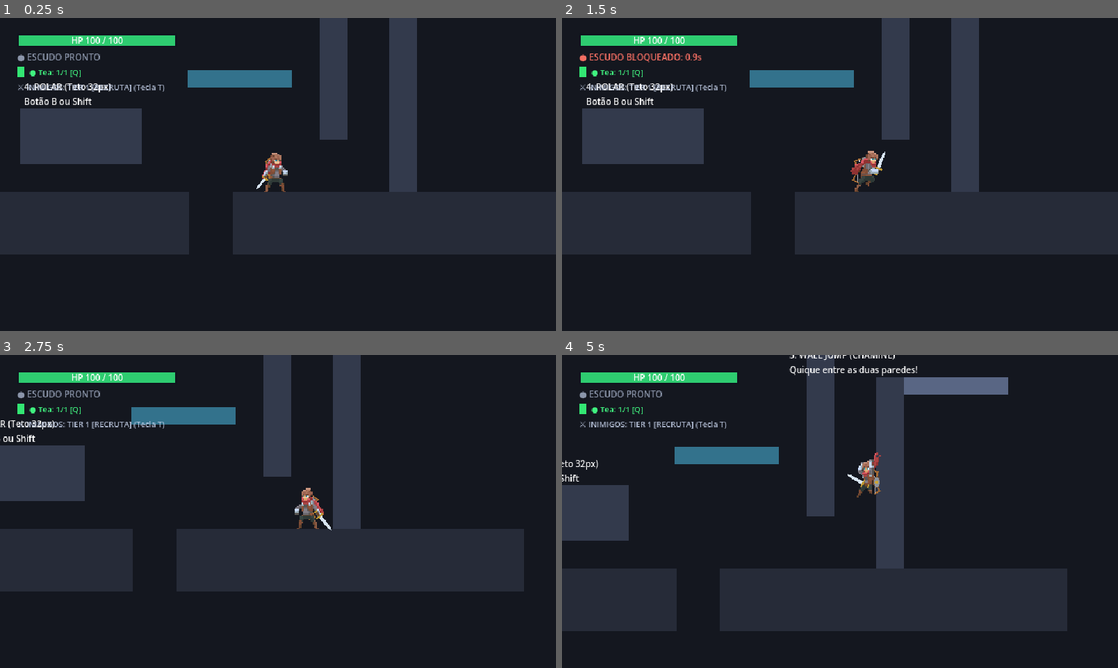
Above: before the commit, frames 1-4 (two rows, left to right).
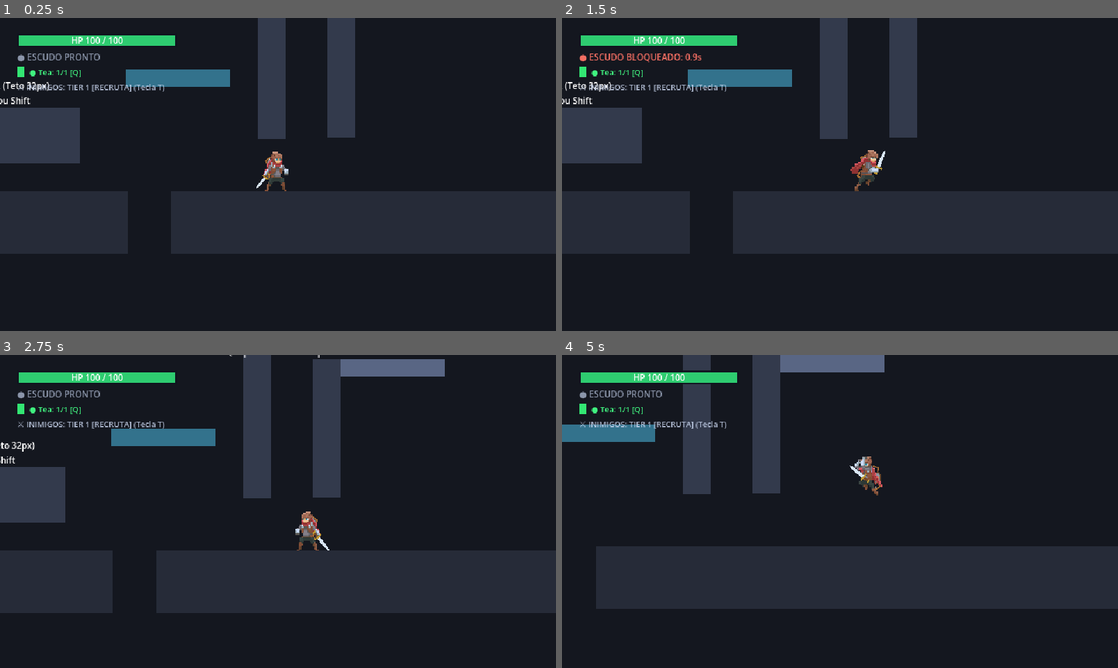
Above: after the commit, the same moments.

Repository: Theadrill/Godot-Roguelike-Prototype
Game: Godot game, scene res://src/world/movement_gym.tscn
Same seed, same stepped clock (60 frames per second), same inputs: the game is played once before the commit and once after it.
Inputs (mouse positions are in pixels of both pictures, inside the frame that each line leads up to):
- Up to frame 1 (0.25 s): no input
- Up to frame 2 (1.5 s): tap A (move_left) at 0.5, 1.25 s; move the mouse to (962, 158) at 0.52 s; press the mouse at (962, 158) at 0.53 s; hold D (move_right) from 0.53 s (still down); tap Space (jump) at 0.77 s; move the mouse to (728, 190) at 1.27 s; release the mouse at (728, 190) at 1.28 s; right-click (728, 190) at 1.35 s
- Up to frame 3 (2.75 s): tap Space (jump) at 1.52 s; tap A (move_left) at 2 s; move the mouse to (333, 442) at 2.02 s; release D (move_right) at 2.03 s; hold A (move_left) from 2.03 s (still down); tap Q (heal) at 2.1 s
- Up to frame 4 (5 s): move the mouse to (812, 574) at 2.77 s; release A (move_left) at 2.78 s; hold D (move_right) 2.78-4.28 s; tap E (interact) at 2.85 s; click (812, 574) at 2.92 s; tap Space (jump) at 3.02, 3.77, 4.52 s; tap A (move_left) at 3.5, 4.25 s; move the mouse to (1006, 558) at 3.52 s; hold Keypad 2 (look_down) 3.53-4.28 s; move the mouse to (673, 464) at 4.27 s; hold A (move_left) from 4.28 s (still down); tap Keypad 4 (look_left) at 4.35 s

The runs differ from the first frame. In frame 1, 14% of the frame differs, in the area x 0-100%, y 0-76%; in frame 2, 14%; in frame 3, 27%; in frame 4, 31%, in the area x 0-100%, y 0-89%.

Commit message:
feat(equipment): atualiza calibracoes de sockets de armas para animacao run

Diff:
--- a/src/entities/equipment/socket_profiles/axe.tres
+++ b/src/entities/equipment/socket_profiles/axe.tres
@@ -78,9 +78,12 @@
 "visible": true
 },
 "idle_1": {
+"flip_h": false,
+"flip_v": false,
 "pos": Vector2(-7, -25),
 "rot": -130.0,
-"visible": true
+"visible": true,
+"z_index": -2
 },
 "idle_2": {
 "pos": Vector2(-7, -26.000002),
@@ -91,6 +94,54 @@
 "pos": Vector2(-6, -25.000002),
 "rot": -130.0,
 "visible": true
+},
+"run_0": {
+"flip_h": false,
+"flip_v": false,
+"pos": Vector2(4, -26),
+"rot": -130.0,
+"visible": true,
+"z_index": -2
+},
+"run_1": {
+"flip_h": false,
+"flip_v": false,
+"pos": Vector2(4, -28),
+"rot": -130.0,
+"visible": true,
+"z_index": -2
+},
+"run_2": {
+"flip_h": false,
+"flip_v": false,
+"pos": Vector2(4, -26),
+"rot": -130.0,
+"visible": true,
+"z_index": -2
+},
+"run_3": {
+"flip_h": false,
+"flip_v": false,
+"pos": Vector2(3, -29),
+"rot": -130.0,
+"visible": true,
+"z_index": -2
+},
+"run_4": {
+"flip_h": false,
+"flip_v": false,
+"pos": Vector2(4, -27),
+"rot": -130.0,
+"visible": true,
+"z_index": -2
+},
+"run_5": {
+"flip_h": false,
+"flip_v": false,
+"pos": Vector2(5, -25),
+"rot": -130.0,
+"visible": true,
+"z_index": -2
 }
 }
 default_flip_h = true
--- a/src/entities/equipment/socket_profiles/bow.tres
+++ b/src/entities/equipment/socket_profiles/bow.tres
@@ -90,6 +90,54 @@
 "pos": Vector2(-7, -24),
 "rot": -190.0,
 "visible": true
+},
+"run_0": {
+"flip_h": false,
+"flip_v": false,
+"pos": Vector2(0, -27),
+"rot": -169.99998,
+"visible": true,
+"z_index": -2
+},
+"run_1": {
+"flip_h": false,
+"flip_v": false,
+"pos": Vector2(1, -26),
+"rot": -169.99998,
+"visible": true,
+"z_index": -2
+},
+"run_2": {
+"flip_h": false,
+"flip_v": false,
+"pos": Vector2(1, -25),
+"rot": -169.99998,
+"visible": true,
+"z_index": -2
+},
+"run_3": {
+"flip_h": false,
+"flip_v": false,
+"pos": Vector2(-1, -25),
+"rot": -169.99998,
+"visible": true,
+"z_index": -2
+},
+"run_4": {
+"flip_h": false,
+"flip_v": false,
+"pos": Vector2(-1, -24),
+"rot": -169.99998,
+"visible": true,
+"z_index": -2
+},
+"run_5": {
+"flip_h": false,
+"flip_v": false,
+"pos": Vector2(2, -25),
+"rot": -169.99998,
+"visible": true,
+"z_index": -2
 }
 }
 hand_frames = {
--- a/src/entities/equipment/socket_profiles/crossbow.tres
+++ b/src/entities/equipment/socket_profiles/crossbow.tres
@@ -97,6 +97,54 @@
 "rot": 0.0,
 "visible": true,
 "z_index": -2
+},
+"run_0": {
+"flip_h": true,
+"flip_v": false,
+"pos": Vector2(2, -18.999996),
+"rot": -174.99997,
+"visible": true,
+"z_index": -2
+},
+"run_1": {
+"flip_h": true,
+"flip_v": false,
+"pos": Vector2(3, -18),
+"rot": -174.99995,
+"visible": true,
+"z_index": -2
+},
+"run_2": {
+"flip_h": true,
+"flip_v": false,
+"pos": Vector2(2, -18),
+"rot": -174.99995,
+"visible": true,
+"z_index": -2
+},
+"run_3": {
+"flip_h": true,
+"flip_v": false,
+"pos": Vector2(2, -18.999996),
+"rot": -174.99997,
+"visible": true,
+"z_index": -2
+},
+"run_4": {
+"flip_h": true,
+"flip_v": false,
+"pos": Vector2(4, -18.999996),
+"rot": -174.99997,
+"visible": true,
+"z_index": -2
+},
+"run_5": {
+"flip_h": true,
+"flip_v": false,
+"pos": Vector2(3, -18),
+"rot": -174.99995,
+"visible": true,
+"z_index": -2
 }
 }
 hand_frames = {
--- a/src/entities/equipment/socket_profiles/dagger.tres
+++ b/src/entities/equipment/socket_profiles/dagger.tres
@@ -95,6 +95,54 @@
 "rot": -224.99997,
 "visible": true,
 "z_index": 1
+},
+"run_0": {
+"flip_h": false,
+"flip_v": true,
+"pos": Vector2(0, -22),
+"rot": -236.9,
+"visible": true,
+"z_index": 1
+},
+"run_1": {
+"flip_h": false,
+"flip_v": true,
+"pos": Vector2(0, -18),
+"rot": -236.9,
+"visible": true,
+"z_index": 1
+},
+"run_2": {
+"flip_h": false,
+"flip_v": true,
+"pos": Vector2(2.9999995, -16),
+"rot": -236.9,
+"visible": true,
+"z_index": 1
+},
+"run_3": {
+"flip_h": false,
+"flip_v": true,
+"pos": Vector2(-1, -20),
+"rot": -236.9,
+"visible": true,
+"z_index": 1
+},
+"run_4": {
+"flip_h": false,
+"flip_v": true,
+"pos": Vector2(0, -18),
+"rot": -236.9,
+"visible": true,
+"z_index": 1
+},
+"run_5": {
+"flip_h": false,
+"flip_v": true,
+"pos": Vector2(2.9999995, -16),
+"rot": -236.9,
+"visible": true,
+"z_index": 1
 }
 }
 hand_frames = {
--- a/src/entities/equipment/socket_profiles/hammer.tres
+++ b/src/entities/equipment/socket_profiles/hammer.tres
@@ -91,6 +91,54 @@
 "pos": Vector2(-6, -25.000002),
 "rot": -130.0,
 "visible": true
+},
+"run_0": {
+"flip_h": false,
+"flip_v": true,
+"pos": Vector2(1, -27),
+"rot": -106.49999,
+"visible": true,
+"z_index": -2
+},
+"run_1": {
+"flip_h": false,
+"flip_v": true,
+"pos": Vector2(2, -26),
+"rot": -106.49999,
+"visible": true,
+"z_index": -2
+},
+"run_2": {
+"flip_h": false,
+"flip_v": true,
+"pos": Vector2(2, -24),
+"rot": -106.49999,
+"visible": true,
+"z_index": -2
+},
+"run_3": {
+"flip_h": false,
+"flip_v": true,
+"pos": Vector2(1, -27),
+"rot": -106.5,
+"visible": true,
+"z_index": -2
+},
+"run_4": {
+"flip_h": false,
+"flip_v": true,
+"pos": Vector2(1, -26),
+"rot": -106.49999,
+"visible": true,
+"z_index": -2
+},
+"run_5": {
+"flip_h": false,
+"flip_v": true,
+"pos": Vector2(2, -24),
+"rot": -106.49999,
+"visible": true,
+"z_index": -2
 }
 }
 hand_frames = {
--- a/src/entities/equipment/socket_profiles/staff.tres
+++ b/src/entities/equipment/socket_profiles/staff.tres
@@ -87,6 +87,54 @@
 "pos": Vector2(-2, -24),
 "rot": -130.0,
 "visible": true
+},
+"run_0": {
+"flip_h": false,
+"flip_v": false,
+"pos": Vector2(4, -24),
+"rot": -120.0,
+"visible": true,
+"z_index": -2
+},
+"run_1": {
+"flip_h": false,
+"flip_v": false,
+"pos": Vector2(4, -23),
+"rot": -120.0,
+"visible": true,
+"z_index": -2
+},
+"run_2": {
+"flip_h": false,
+"flip_v": false,
+"pos": Vector2(4, -20),
+"rot": -120.0,
+"visible": true,
+"z_index": -2
+},
+"run_3": {
+"flip_h": false,
+"flip_v": false,
+"pos": Vector2(4, -24),
+"rot": -120.0,
+"visible": true,
+"z_index": -2
+},
+"run_4": {
+"flip_h": false,
+"flip_v": false,
+"pos": Vector2(3, -22),
+"rot": -120.0,
+"visible": true,
+"z_index": -2
+},
+"run_5": {
+"flip_h": false,
+"flip_v": false,
+"pos": Vector2(4, -20),
+"rot": -120.0,
+"visible": true,
+"z_index": -2
 }
 }
 hand_frames = {
--- a/src/entities/equipment/socket_profiles/sword.tres
+++ b/src/entities/equipment/socket_profiles/sword.tres
@@ -106,8 +106,8 @@
 "run_2": {
 "flip_h": false,
 "flip_v": true,
-"pos": Vector2(-2.3841858e-07, -38),
-"rot": 71.499985,
+"pos": Vector2(0, -35),
+"rot": 71.49998,
 "visible": true,
 "z_index": -2
 },
@@ -122,16 +122,16 @@
 "run_4": {
 "flip_h": false,
 "flip_v": true,
-"pos": Vector2(-2.3841858e-07, -38),
-"rot": 71.499985,
+"pos": Vector2(-2.3841858e-07, -37),
+"rot": 71.49998,
 "visible": true,
 "z_index": -2
 },
 "run_5": {
 "flip_h": false,
 "flip_v": true,
-"pos": Vector2(-2.3841858e-07, -38),
-"rot": 71.499985,
+"pos": Vector2(1, -35),
+"rot": 71.49998,
 "visible": true,
 "z_index": -2
 }
--- a/src/tools/weapon_socket_calibrator.tscn
+++ b/src/tools/weapon_socket_calibrator.tscn
@@ -5,14 +5,14 @@
 
 [node name="WeaponSocketCalibrator" type="Node2D" unique_id=1073998046]
 script = ExtResource("1_calibrator")
-socket_target = "Arma nas Costas (BackSocketWeapon)"
+selected_weapon = "crossbow"
 selected_animation = "run"
-current_frame = 2
 reference_secondary_weapon = "none"
-socket_position = Vector2(-2.3841858e-07, -38)
-socket_rotation = 71.49998
-socket_flip_v = true
-status_message = "sword [Arma nas Costas (BackSocketWeapon)] -> run Frame 2 (Z: -2, FlipH: false, FlipV: true)"
+socket_pos_x = 15.999998
+socket_pos_y = -24.0
+socket_rotation = -7.299999
+socket_z_index = 2
+status_message = "crossbow [Arma na Mão (MainHandSocket)] -> run Frame 0 (Z: 2, FlipH: false, FlipV: false)"
 
 [node name="GroundFloorRef" type="Line2D" parent="." unique_id=462095390]
 points = PackedVector2Array(-60, 0, 60, 0)
@@ -27,22 +27,21 @@
 position = Vector2(-2, -29)
 sprite_frames = ExtResource("2_player_frames")
 animation = &"run"
-frame = 2
 metadata/_edit_lock_ = true
 
 [node name="BackSocketWeapon" type="Marker2D" parent="Visual" unique_id=1247055997]
 z_index = -2
-position = Vector2(-2.3841858e-07, -38)
-rotation = 1.2479101
+position = Vector2(2, -18.999996)
+rotation = -3.0543256
 
 [node name="BackSocketShield" type="Marker2D" parent="Visual" unique_id=189514163]
 z_index = -3
-position = Vector2(0, -29)
+position = Vector2(1, -34)
 
 [node name="MainHandSocket" type="Marker2D" parent="Visual" unique_id=1037091576]
 z_index = 2
-position = Vector2(6, -22)
-rotation = -0.9302604
+position = Vector2(15.999998, -24)
+rotation = -0.12740903
 
 [node name="OffHandSocket" type="Marker2D" parent="Visual" unique_id=987162534]
 z_index = 2
--- a/src/world/movement_gym.tscn
+++ b/src/world/movement_gym.tscn
@@ -28,7 +28,7 @@
 size = Vector2(140, 64)
 
 [sub_resource type="RectangleShape2D" id="RectangleShape2D_ground3"]
-size = Vector2(400, 72)
+size = Vector2(1201, 72)
 
 [sub_resource type="RectangleShape2D" id="RectangleShape2D_mid_platform"]
 size = Vector2(120, 20)
@@ -37,7 +37,7 @@
 size = Vector2(32, 208)
 
 [sub_resource type="RectangleShape2D" id="RectangleShape2D_wall_right"]
-size = Vector2(32, 220)
+size = Vector2(32, 159)
 
 [sub_resource type="RectangleShape2D" id="RectangleShape2D_balcony"]
 size = Vector2(120, 20)
@@ -105,12 +105,14 @@
 polygon = PackedVector2Array(655, 192, 795, 192, 795, 256, 655, 256)
 
 [node name="Ground3_Col" type="CollisionShape2D" parent="Environment" unique_id=705596450]
-position = Vector2(1100, 324)
+position = Vector2(1500.5, 324)
 shape = SubResource("RectangleShape2D_ground3")
 
 [node name="Ground3_Vis" type="Polygon2D" parent="Environment" unique_id=1147777208]
+position = Vector2(-1802.2504, 0)
+scale = Vector2(3.0025003, 1)
 color = Color(0.15, 0.17, 0.22, 1)
-polygon = PackedVector2Array(900, 288, 1300, 288, 1300, 360, 900, 360)
+polygon = PackedVector2Array(900, 288, 1300, 288, 1300, 309.23602, 1299.9999, 323.0991, 1300, 360, 900, 360)
 
 [node name="MidPlatform_Col" type="CollisionShape2D" parent="Environment" unique_id=135090848]
 position = Vector2(908, 158)
@@ -130,12 +132,14 @@
 polygon = PackedVector2Array(1000, 20, 1032, 20, 1032, 228, 1000, 228)
 
 [node name="WallRight_Col" type="CollisionShape2D" parent="Environment" unique_id=113246179]
-position = Vector2(1096, 178)
+position = Vector2(1096, 147.5)
 shape = SubResource("RectangleShape2D_wall_right")
 
 [node name="WallRight_Vis" type="Polygon2D" parent="Environment" unique_id=77798678]
+position = Vector2(0, 18.854546)
+scale = Vector2(1, 0.7227273)
 color = Color(0.2, 0.23, 0.3, 1)
-polygon = PackedVector2Array(1080, 68, 1112, 68, 1112, 288, 1080, 288)
+polygon = PackedVector2Array(1080, 68, 1112, 68, 1112, 288, 1095.2529, 288, 1080, 288)
 
 [node name="Balcony_Col" type="CollisionShape2D" parent="Environment" unique_id=873059603]
 position = Vector2(1172, 78)
@@ -223,7 +227,7 @@
 position = Vector2(472, 176)
 
 [node name="Player" parent="." unique_id=794960122 instance=ExtResource("1_player")]
-position = Vector2(952, 288)
+position = Vector2(1023, 289)
 run_speed = 150.0
 wall_recovery_gravity_multiplier = 0.5
 roll_speed = 170.0
